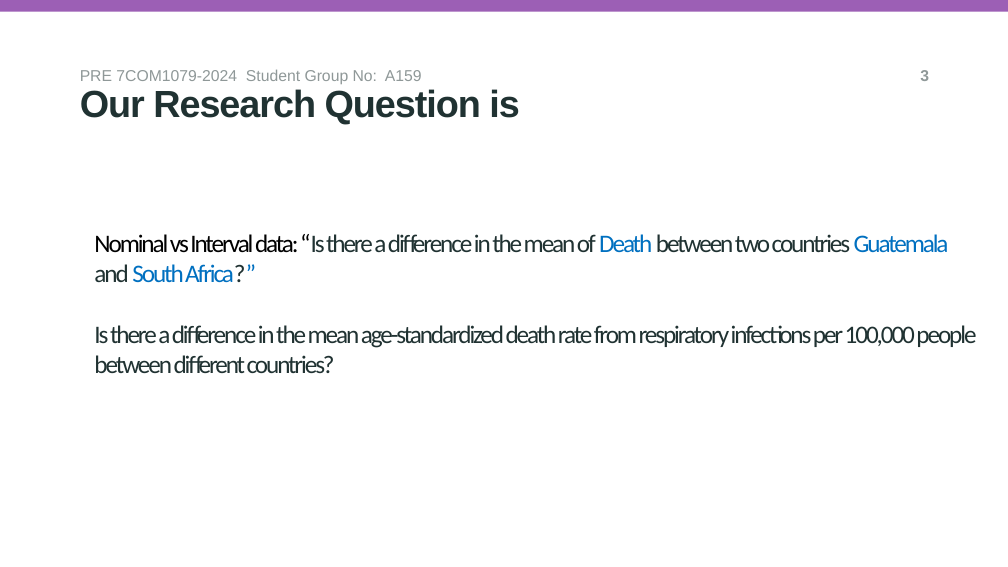
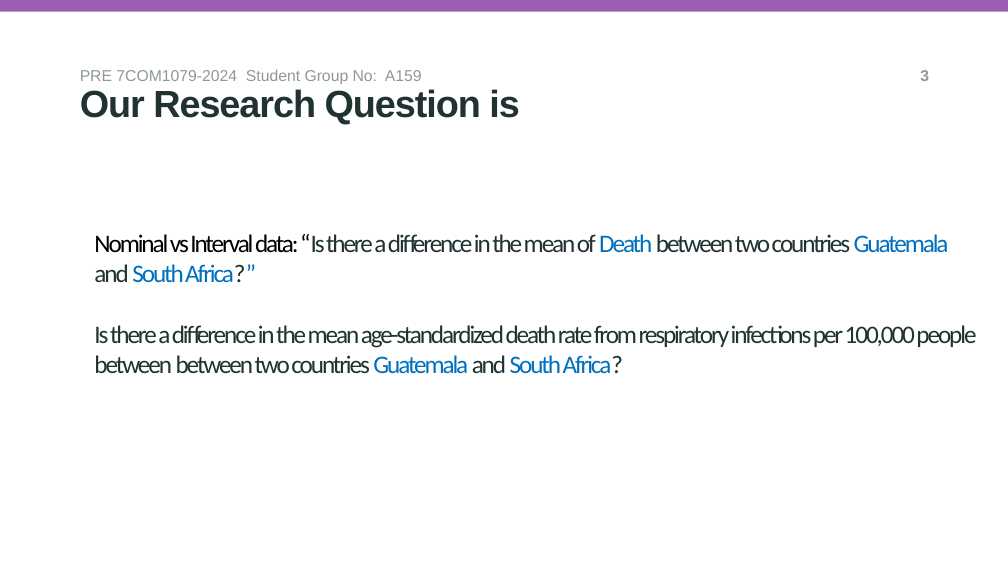
Before and after one commit to muhammadwaqas156/A159_7COM1079, a slide deck: slide 5 of reseach_question_presentation_template (1).pptx. Drawn at 1008x567 pixels with LibreOffice and Linux fonts; fonts in the diff are those of the drawing; background and template pictures are left out. Boxes give left, top, right and bottom in pixels: in the first picture for what was removed or moved away, otherwise in the second. Text is boxed around its words. In the diff, an @@ line names an element or a change of style, - is before the commit and + after.

Commit message:
update

```diff
--- a/reseach_question_presentation_template (1).pptx
+++ b/reseach_question_presentation_template (1).pptx
@@ title at bbox=[94, 234, 976, 374]: text changed @@
-Nominal vs Interval data: “Is there a difference in the mean of Death between two countries Guatemala and South Africa?”
-Is there a difference in the mean age-standardized death rate from respiratory infections per 100,000 people between different countries?
+Nominal vs Interval data: “Is there a difference in the mean of Death between two countries Guatemala and South Africa?”
+Is there a difference in the mean age-standardized death rate from respiratory infections per 100,000 people between between two countries Guatemala and South Africa?
```
